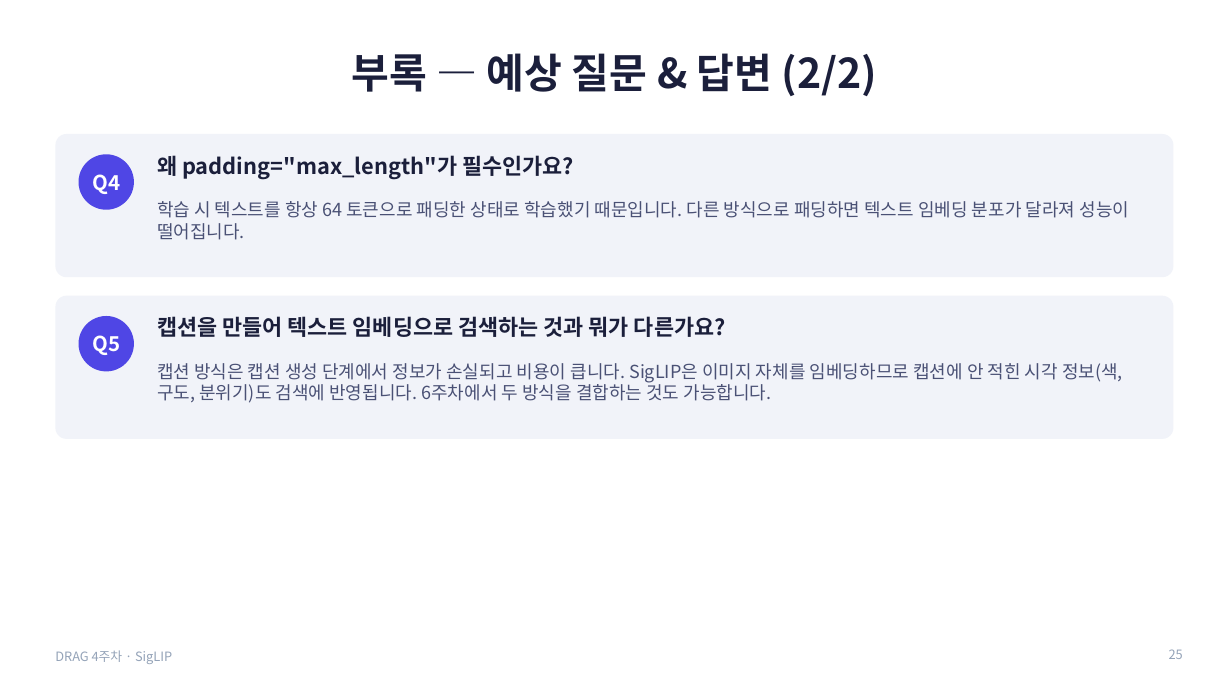
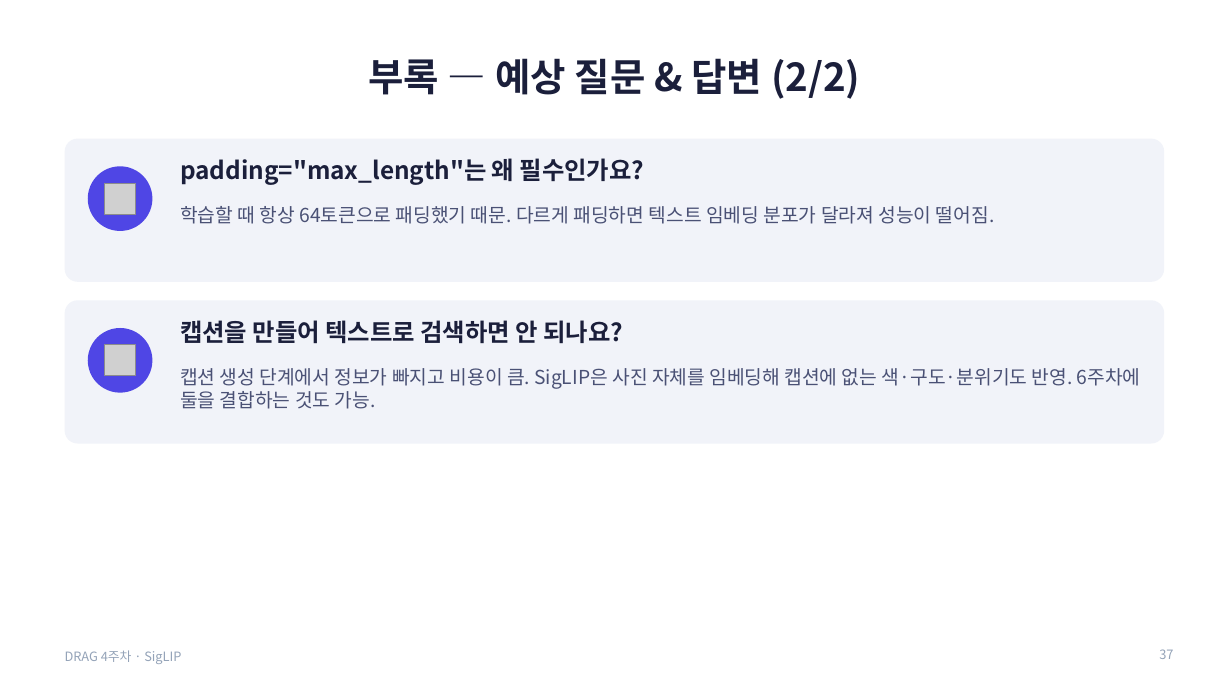
Before and after one commit to gaeun-k/DRAG, a slide deck: slide 37 of week4-siglip/김가은/SigLIP_4주차_발표.pptx (slide 25 before the commit). Drawn at 1232x693 pixels with LibreOffice and Linux fonts; fonts in the diff are those of the drawing; grey boxes stand for pictures. Boxes give left, top, right and bottom in pixels: in the first picture for what was removed or moved away, otherwise in the second. Text is boxed around its words. In the diff, an @@ line names an element or a change of style, - is before the commit and + after.

```diff
--- a/week4-siglip/김가은/SigLIP_4주차_발표.pptx
+++ b/week4-siglip/김가은/SigLIP_4주차_발표.pptx
@@ title "부록 — 예상 질문 & ...": place and size @@
-title "부록 — 예상 질문 & ..." at [352,53,877,96]
+title "부록 — 예상 질문 & ..." at [368,58,860,99]
@@ title "부록 — 예상 질문 & ..." at [368,58,860,99]: size 32 to 30 pt @@
@@ rounded rectangle: place and size @@
-rounded rectangle at [55,134,1174,277]
+rounded rectangle at [65,139,1165,282]
@@ rounded rectangle at [65,139,1165,282]: proportions changed @@
@@ ellipse: place and size @@
-ellipse at [79,154,134,210]
+ellipse at [88,166,152,231]
@@ text removed at [92,174,120,194] @@
-Q4
@@ text at [180,158,644,185]: text changed; size 17 to 19 pt @@
-왜 padding="max_length"가 필수인가요?
+padding="max_length"는 왜 필수인가요?
@@ picture added at [104,183,136,214] @@
@@ text at [180,206,995,224]: text changed; size 14 to 15 pt @@
-학습 시 텍스트를 항상 64 토큰으로 패딩한 상태로 학습했기 때문입니다. 다른 방식으로 패딩하면 텍스트 임베딩 분포가 달라져 성능이 떨어집니다.
+학습할 때 항상 64토큰으로 패딩했기 때문. 다르게 패딩하면 텍스트 임베딩 분포가 달라져 성능이 떨어짐.
@@ rounded rectangle at [65,300,1165,444]: proportions changed @@
@@ rounded rectangle: place and size @@
-rounded rectangle at [55,296,1174,439]
+rounded rectangle at [65,300,1165,444]
@@ ellipse: place and size @@
-ellipse at [79,316,134,372]
+ellipse at [88,328,152,393]
@@ text at [180,320,624,343]: text changed; size 17 to 19 pt @@
-캡션을 만들어 텍스트 임베딩으로 검색하는 것과 뭐가 다른가요?
+캡션을 만들어 텍스트로 검색하면 안 되나요?
@@ text removed at [92,335,120,355] @@
-Q5
@@ picture added at [104,345,136,376] @@
@@ text at [180,368,1141,409]: text changed; size 14 to 15 pt @@
-캡션 방식은 캡션 생성 단계에서 정보가 손실되고 비용이 큽니다. SigLIP은 이미지 자체를 임베딩하므로 캡션에 안 적힌 시각 정보(색, 구도, 분위기)도 검색에 반영됩니다. 6주차에서 두 방식을 결합하는 것도 가능합니다.
+캡션 생성 단계에서 정보가 빠지고 비용이 큼. SigLIP은 사진 자체를 임베딩해 캡션에 없는 색·구도·분위기도 반영. 6주차에 둘을 결합하는 것도 가능.
@@ text "DRAG 4주차 · SigLIP": place and size @@
-text "DRAG 4주차 · SigLIP" at [55,650,172,664]
+text "DRAG 4주차 · SigLIP" at [65,650,181,664]
@@ page number added at [1159,649,1173,659], 10 pt, text #94A3B8 @@
+37
@@ page number removed at [1169,649,1183,659] @@
-25
```
Also in this commit, not shown: 13 other slides changed, 23 slides added, 11 slides removed.
